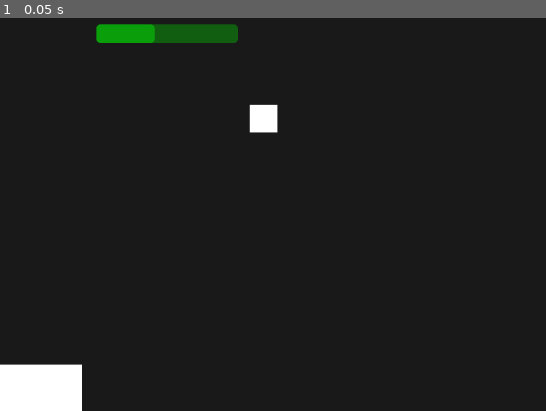
Above: before the commit, frame 1.
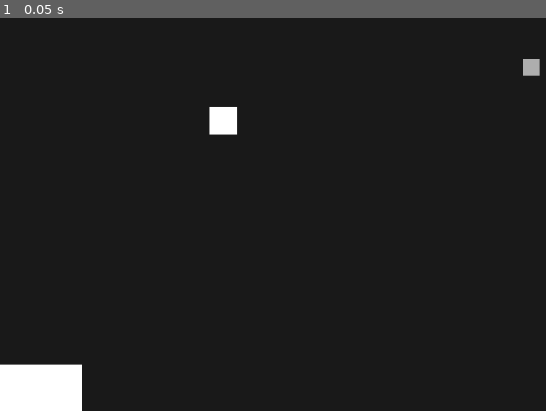
Above: after the commit, the same moment.

Repository: Rng2MAGS/DT--Project-WORTH-MY-ENTIRE-GRADE
Game: Godot game, scene res://scenes/background.tscn
Same seed, same stepped clock (60 frames per second), same inputs: the game is played once before the commit and once after it.
Inputs:
- Up to frame 1 (0.05 s): no input

The runs differ from the first frame. In frame 1, 2.1% of the frame differs, in the area x 17-99%, y 1-30%.

Commit message:
7
Attempting to create a health system including health-bar, beginning to create enemy movement and enemy damaging player system

Diff:
--- /dev/null
+++ b/project-worth--my-whole-grade/health_bar.tscn
@@ -0,0 +1,44 @@
+[gd_scene format=3 uid="uid://cirbj1mxb0tee"]
+
+[sub_resource type="StyleBoxFlat" id="StyleBoxFlat_03b2l"]
+bg_color = Color(1, 0.08780869, 0.13479945, 1)
+corner_radius_top_left = 5
+corner_radius_top_right = 5
+corner_radius_bottom_right = 5
+corner_radius_bottom_left = 5
+corner_detail = 20
+
+[sub_resource type="StyleBoxFlat" id="StyleBoxFlat_q631a"]
+bg_color = Color(0.14901961, 1, 0, 1)
+corner_radius_top_left = 5
+corner_radius_top_right = 5
+corner_radius_bottom_right = 5
+corner_radius_bottom_left = 5
+corner_detail = 20
+
+[sub_resource type="GDScript" id="GDScript_7igj3"]
+script/source = "extends ProgressBar
+
+
+var health_bar: ProgressBar
+
+# Called when the node enters the scene tree for the first time.
+func _ready() -> void:
+	pass # Replace with function body.
+
+
+# Called every frame. 'delta' is the elapsed time since the previous frame.
+func _process(delta: float) -> void:
+	pass
+"
+
+[node name="ProgressBar" type="ProgressBar" unique_id=432010273]
+offset_right = 204.0
+offset_bottom = 27.0
+theme_override_styles/background = SubResource("StyleBoxFlat_03b2l")
+theme_override_styles/fill = SubResource("StyleBoxFlat_q631a")
+max_value = 5.0
+step = 1.0
+value = 2.0
+show_percentage = false
+script = SubResource("GDScript_7igj3")
--- a/project-worth--my-whole-grade/scenes/asteroid.tscn
+++ b/project-worth--my-whole-grade/scenes/asteroid.tscn
@@ -4,18 +4,12 @@
 script/source = "extends CharacterBody2D
 
 
+
 const SPEED = 300.0
-const JUMP_VELOCITY = -400.0
-
+var player_health: int = 5
 
 func _physics_process(delta: float) -> void:
-	# Add the gravity.
-	if not is_on_floor():
-		velocity += get_gravity() * delta
 
-	# Handle jump.
-	if Input.is_action_just_pressed(\"ui_accept\") and is_on_floor():
-		velocity.y = JUMP_VELOCITY
 
 	# Get the input direction and handle the movement/deceleration.
 	# As good practice, you should replace UI actions with custom gameplay actions.
@@ -29,31 +23,31 @@
 
 
 func _player_dmg(body: Node2D) -> void:
-	pass # Replace with function body.
+	player_health -= 1
 "
 
+[sub_resource type="RectangleShape2D" id="RectangleShape2D_d0c22"]
+size = Vector2(32, 32)
+
 [sub_resource type="RectangleShape2D" id="RectangleShape2D_0md28"]
-
-[sub_resource type="RectangleShape2D" id="RectangleShape2D_d0c22"]
-size = Vector2(34, 34)
+size = Vector2(24, 24)
 
 [node name="CharacterBody2D" type="CharacterBody2D" unique_id=1234631901]
 script = SubResource("GDScript_0md28")
 
-[node name="CollisionShape2D" type="CollisionShape2D" parent="." unique_id=1658437851]
-shape = SubResource("RectangleShape2D_0md28")
-
 [node name="ColorRect" type="ColorRect" parent="." unique_id=2099132891]
-offset_left = -17.0
-offset_top = -17.0
-offset_right = 17.0
-offset_bottom = 17.0
+offset_left = -12.0
+offset_top = -12.0
+offset_right = 12.0
+offset_bottom = 12.0
 color = Color(0.6814234, 0.6814234, 0.6814234, 1)
 
 [node name="Area2D" type="Area2D" parent="." unique_id=1477075386]
 
 [node name="CollisionShape2D" type="CollisionShape2D" parent="Area2D" unique_id=333603966]
 shape = SubResource("RectangleShape2D_d0c22")
-disabled = true
+
+[node name="CollisionShape2D" type="CollisionShape2D" parent="." unique_id=1658437851]
+shape = SubResource("RectangleShape2D_0md28")
 
 [connection signal="body_entered" from="Area2D" to="." method="_player_dmg"]
--- a/project-worth--my-whole-grade/scenes/background.tscn
+++ b/project-worth--my-whole-grade/scenes/background.tscn
@@ -1,6 +1,7 @@
 [gd_scene format=3 uid="uid://bjhokq7vmeirh"]
 
 [ext_resource type="PackedScene" uid="uid://dydpswsiefbxk" path="res://scenes/ship.tscn" id="1_bkp1e"]
+[ext_resource type="PackedScene" uid="uid://b6ajvrgrtgnny" path="res://scenes/asteroid.tscn" id="2_y0upk"]
 
 [sub_resource type="GDScript" id="GDScript_bkp1e"]
 script/source = "extends Node2D
@@ -31,7 +32,7 @@
 color = Color(0.09923177, 0.09923177, 0.09923177, 1)
 
 [node name="CharacterBody2D" parent="." unique_id=1860692798 instance=ExtResource("1_bkp1e")]
-position = Vector2(380, 226)
+position = Vector2(322, 229)
 
 [node name="StaticBody2D" type="StaticBody2D" parent="." unique_id=1488988286]
 
@@ -55,3 +56,6 @@
 offset_top = 581.0
 offset_right = 118.0
 offset_bottom = 648.0
+
+[node name="CharacterBody2D2" parent="." unique_id=1234631901 instance=ExtResource("2_y0upk")]
+position = Vector2(766, 152)
--- a/project-worth--my-whole-grade/scenes/ship.tscn
+++ b/project-worth--my-whole-grade/scenes/ship.tscn
@@ -12,7 +12,7 @@
 @export var pivot: Node2D
 @export var bullet_spawn: Marker2D
 @export var bullet_timer: Timer
-@export var health_bar: ProgressBar
+@export var player_health: int
 
 
 func _physics_process(_delta: float) -> void:
@@ -63,18 +63,6 @@
 [node name="CharacterBody2D" type="CharacterBody2D" unique_id=1860692798 groups=["Ship"]]
 script = SubResource("GDScript_4icm7")
 
-[node name="ProgressBar" type="ProgressBar" parent="." unique_id=1163756310]
-modulate = Color(18.892157, 18.892157, 18.892157, 1)
-self_modulate = Color(0, 1, 0, 1)
-offset_left = -241.0
-offset_top = -136.0
-offset_right = -37.0
-offset_bottom = -109.0
-max_value = 5.0
-step = 1.0
-value = 2.0
-show_percentage = false
-
 [node name="ColorRect" type="ColorRect" parent="." unique_id=1006057726]
 offset_left = -20.0
 offset_top = -20.0
